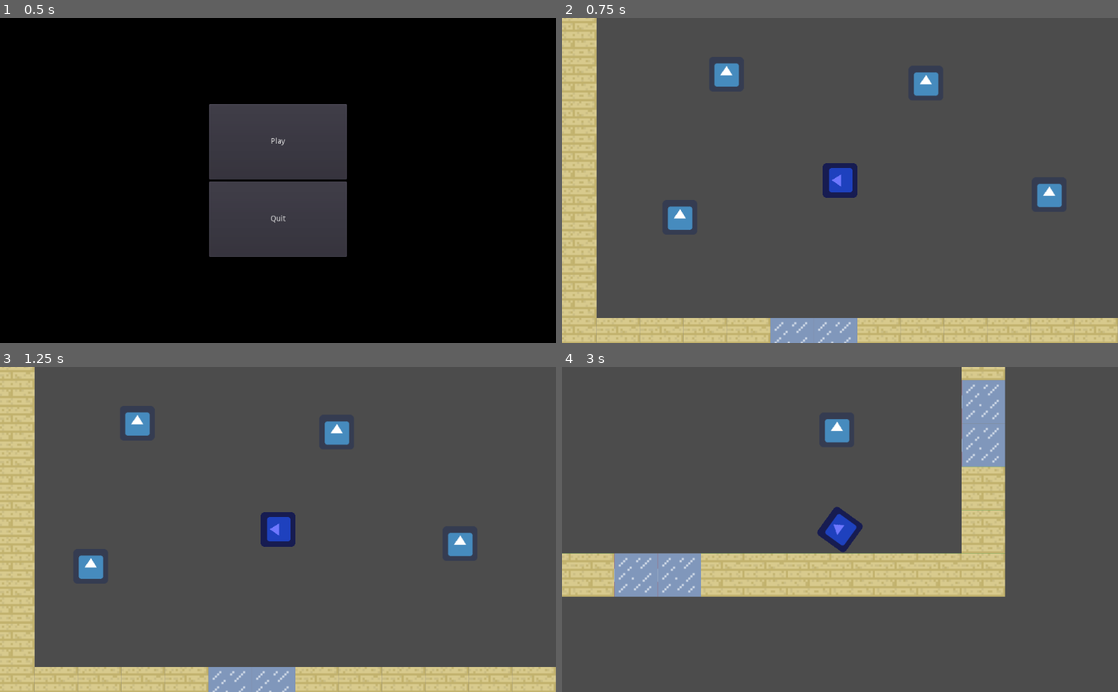
Above: before the commit, frames 1-4 (two rows, left to right).
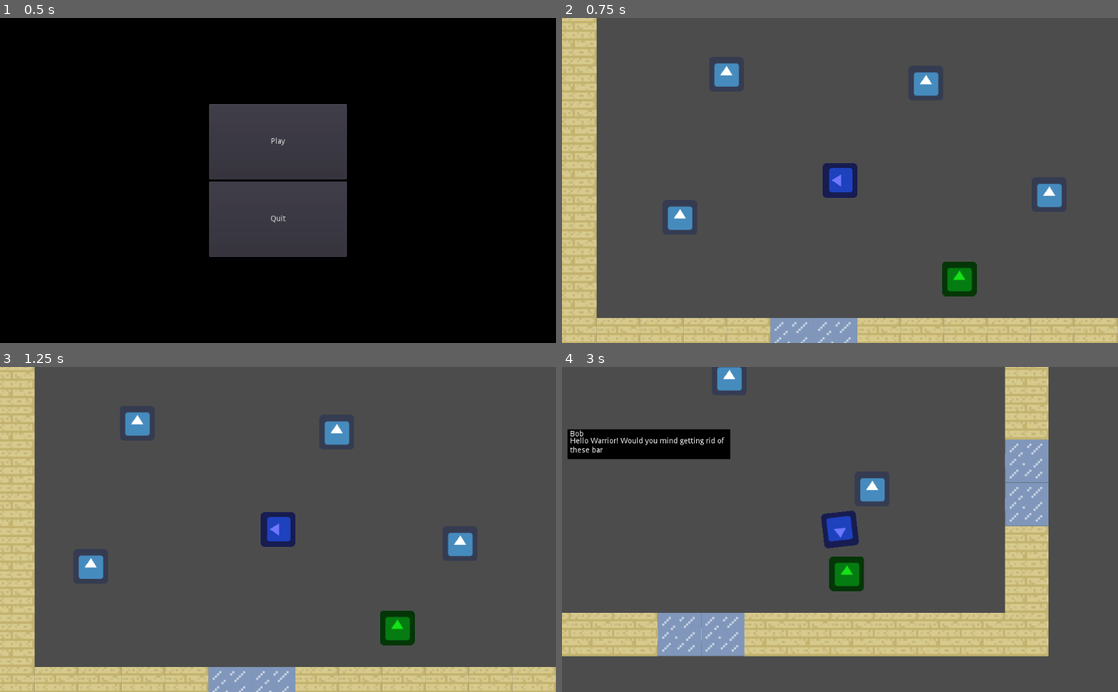
Above: after the commit, the same moments.

Repository: hamzasclone2/untitled-pokemon-game
Game: Godot game, scene res://Scenes/MainMenu.tscn
The game is run twice, just before and just after one commit, with the same random seed, the same clock (stepped at 60 frames per second) and the same inputs. The engine's default icon, where the game draws it, is replaced by a stand-in: a white triangle on a blue panel in a dark square.
Inputs (mouse positions are in pixels of both pictures, inside the frame that each line leads up to):
- Up to frame 1 (0.5 s): no input
- Up to frame 2 (0.75 s): click "Play" at 0.5 s
- Up to frame 3 (1.25 s): no input
- Up to frame 4 (3 s): tap Enter (ui_accept) at 1.25, 1.52, 1.82, 2.27, 2.3, 2.57 s; move the mouse to (962, 513) at 1.27 s; hold D (right) 1.28-2.03 s; tap Y at 1.35 s; tap N at 1.55, 2.1 s; move the mouse to (728, 545) at 2.02 s; hold S (down) 2.03-2.78 s; move the mouse to (895, 458) at 2.77 s; hold D (right) from 2.78 s (still down); hold Enter (ui_accept) from 2.78 s (still down)

Frame 1 is identical in both runs. In frame 2, 0.7% of the frame differs, in the area x 68-75%, y 75-86%; in frame 3, 0.7%; in frame 4, 37%, in the area x 0-88%, y 0-90%.

Commit message:
Added an NPC and dialogue

Diff:
--- /dev/null
+++ b/Scenes/DialoguePopup.tscn
@@ -0,0 +1,85 @@
+[gd_scene load_steps=3 format=2]
+
+[ext_resource path="res://Scripts/DialoguePopup.gd" type="Script" id=1]
+
+[sub_resource type="Animation" id=1]
+resource_name = "showDialogue"
+tracks/0/type = "value"
+tracks/0/path = NodePath("ColorRect/Dialogue:percent_visible")
+tracks/0/interp = 1
+tracks/0/loop_wrap = true
+tracks/0/imported = false
+tracks/0/enabled = true
+tracks/0/keys = {
+"times": PoolRealArray( 0, 0.8 ),
+"transitions": PoolRealArray( 1, 1 ),
+"update": 0,
+"values": [ 0.0, 1.0 ]
+}
+tracks/1/type = "value"
+tracks/1/path = NodePath("ColorRect/Answers:visible")
+tracks/1/interp = 1
+tracks/1/loop_wrap = true
+tracks/1/imported = false
+tracks/1/enabled = true
+tracks/1/keys = {
+"times": PoolRealArray( 0, 1 ),
+"transitions": PoolRealArray( 1, 1 ),
+"update": 1,
+"values": [ false, true ]
+}
+
+[node name="DialoguePopup" type="Popup"]
+pause_mode = 2
+margin_left = 10.0
+margin_top = 115.0
+margin_right = 50.0
+margin_bottom = 155.0
+popup_exclusive = true
+script = ExtResource( 1 )
+__meta__ = {
+"_edit_use_anchors_": false
+}
+
+[node name="ColorRect" type="ColorRect" parent="."]
+margin_right = 300.0
+margin_bottom = 55.0
+color = Color( 0, 0, 0, 1 )
+
+[node name="NPCName" type="Label" parent="ColorRect"]
+margin_left = 5.0
+margin_top = 2.0
+margin_right = 295.0
+margin_bottom = 16.0
+text = "Bob"
+__meta__ = {
+"_edit_use_anchors_": false
+}
+
+[node name="Dialogue" type="Label" parent="ColorRect"]
+margin_left = 5.0
+margin_top = 15.0
+margin_right = 295.0
+margin_bottom = 40.0
+text = "Hey Warrior! Would you mind taking out all these barbarians?"
+autowrap = true
+percent_visible = 0.0
+__meta__ = {
+"_edit_use_anchors_": false
+}
+
+[node name="Answers" type="Label" parent="ColorRect"]
+visible = false
+margin_left = 5.0
+margin_top = 43.0
+margin_right = 295.0
+margin_bottom = 57.0
+text = "[Y]es [N]o"
+align = 1
+__meta__ = {
+"_edit_use_anchors_": false
+}
+
+[node name="AnimationPlayer" type="AnimationPlayer" parent="."]
+anims/showDialogue = SubResource( 1 )
+[connection signal="animation_finished" from="AnimationPlayer" to="." method="_on_AnimationPlayer_animation_finished"]
--- /dev/null
+++ b/Scenes/NPCs/Bob.gd
@@ -0,0 +1,85 @@
+extends StaticBody2D
+
+enum QuestStatus { NOT_STARTED, STARTED, COMPLETED }
+var quest_status = QuestStatus.NOT_STARTED
+var dialogue_state = 0
+
+var dialoguePopup
+var player
+
+
+func _ready():
+	dialoguePopup = get_tree().root.get_node("Test/CanvasLayer/DialoguePopup")
+	player = get_tree().root.get_node("Test/Player")
+
+func talk(answer = ""):
+	dialoguePopup.npc = self
+	dialoguePopup.npc_name = "Bob"
+	match quest_status:
+		QuestStatus.NOT_STARTED:
+			match dialogue_state:
+				0:
+					dialogue_state = 1
+					dialoguePopup.dialogue = "Hello Warrior! Would you mind getting rid of these barbarians for me?"
+					dialoguePopup.answers = "[Y]es [N]o"
+					dialoguePopup.open()
+				1:
+					match answer:
+						"Y":
+							dialogue_state = 2
+							dialoguePopup.dialogue = "Thank you!"
+							dialoguePopup.answers = "[Y]up!"
+							dialoguePopup.open()
+						"N":
+							dialogue_state = 3
+							dialoguePopup.dialogue = "Ah, well...a bit rude don't you think?"
+							dialoguePopup.answers = "[Y]eah..."
+							dialoguePopup.open()
+				2:
+					dialogue_state = 0
+					quest_status = QuestStatus.STARTED
+					dialoguePopup.close()
+				3:
+					dialogue_state = 0
+					dialoguePopup.close()
+		QuestStatus.STARTED:
+			match dialogue_state:
+				0:
+					dialogue_state = 1
+					dialoguePopup.dialogue = "Did you kill them all yet?"
+					dialoguePopup.answers = "[Y]es [N]o"
+					dialoguePopup.open()
+				1:
+					match answer:
+						"Y":
+							dialogue_state = 2
+							dialoguePopup.dialogue = "Thanks, bud!"
+							dialoguePopup.answers = "[Y]eah no problem!"
+							dialoguePopup.open()
+						"N":
+							dialogue_state = 3
+							dialoguePopup.dialogue = "Oh...well you said you would..."
+							dialoguePopup.answers = "[Y]eah, I'm working on it!"
+							dialoguePopup.open()
+				2:
+					dialogue_state = 0
+					quest_status = QuestStatus.COMPLETED
+					dialoguePopup.close()
+				3:
+					dialogue_state = 0
+					dialoguePopup.close()
+		QuestStatus.COMPLETED:
+			match dialogue_state:
+				0:
+					dialogue_state = 1
+					dialoguePopup.dialogue = "Thanks again for your help!"
+					dialoguePopup.answers = "[Y]up."
+					dialoguePopup.open()
+				1:
+					dialogue_state = 0
+					dialoguePopup.close()
+
+
+func _on_TalkArea_area_entered(body):
+	if(body.name == "Player"):
+		print("entered!")
--- /dev/null
+++ b/Scenes/NPCs/Bob.tscn
@@ -0,0 +1,19 @@
+[gd_scene load_steps=4 format=2]
+
+[ext_resource path="res://Scenes/NPCs/Bob.gd" type="Script" id=1]
+[ext_resource path="res://Images/icon.png" type="Texture" id=2]
+
+[sub_resource type="RectangleShape2D" id=1]
+extents = Vector2( 33.2, 32.8 )
+
+[node name="Bob" type="StaticBody2D" groups=[
+"NPC",
+]]
+script = ExtResource( 1 )
+
+[node name="Sprite" type="Sprite" parent="."]
+modulate = Color( 0.0823529, 0.886275, 0.0941176, 1 )
+texture = ExtResource( 2 )
+
+[node name="CollisionShape2D" type="CollisionShape2D" parent="."]
+shape = SubResource( 1 )
--- a/Scenes/Player.tscn
+++ b/Scenes/Player.tscn
@@ -8,6 +8,9 @@
 
 [sub_resource type="RectangleShape2D" id=1]
 extents = Vector2( 33.1815, 31.6009 )
+
+[sub_resource type="CircleShape2D" id=2]
+radius = 108.765
 
 [node name="Player" type="KinematicBody2D"]
 script = ExtResource( 2 )
@@ -37,3 +40,10 @@
 
 [node name="Camera2D" type="Camera2D" parent="."]
 current = true
+
+[node name="Area2D" type="Area2D" parent="."]
+
+[node name="CollisionShape2D" type="CollisionShape2D" parent="Area2D"]
+shape = SubResource( 2 )
+[connection signal="body_entered" from="Area2D" to="." method="_on_Area2D_body_entered"]
+[connection signal="body_exited" from="Area2D" to="." method="_on_Area2D_body_exited"]
--- a/Scenes/Test.tscn
+++ b/Scenes/Test.tscn
@@ -1,9 +1,11 @@
-[gd_scene load_steps=5 format=2]
+[gd_scene load_steps=7 format=2]
 
 [ext_resource path="res://Scripts/Test.gd" type="Script" id=1]
 [ext_resource path="res://Scenes/BasicEnemy.tscn" type="PackedScene" id=2]
 [ext_resource path="res://Scenes/Player.tscn" type="PackedScene" id=3]
 [ext_resource path="res://Scenes/TileMap.tscn" type="PackedScene" id=4]
+[ext_resource path="res://Scenes/NPCs/Bob.tscn" type="PackedScene" id=5]
+[ext_resource path="res://Scenes/DialoguePopup.tscn" type="PackedScene" id=6]
 
 [node name="Test" type="Node2D"]
 script = ExtResource( 1 )
@@ -29,3 +31,10 @@
 
 [node name="TileMap" parent="." instance=ExtResource( 4 )]
 tile_data = PoolIntArray( -327676, 1, 0, -327675, 1, 0, -327674, 1, 0, -327673, 1, 0, -327672, 12, 0, -327671, 12, 0, - …(985 unchanged characters)…
+
+[node name="Bob" parent="." instance=ExtResource( 5 )]
+position = Vector2( 668, 568 )
+
+[node name="CanvasLayer" type="CanvasLayer" parent="."]
+
+[node name="DialoguePopup" parent="CanvasLayer" instance=ExtResource( 6 )]
--- /dev/null
+++ b/Scripts/DialoguePopup.gd
@@ -0,0 +1,46 @@
+extends Popup
+
+var npc_name setget name_set
+var dialogue setget dialogue_set
+var answers setget answers_set
+
+var npc
+
+
+func name_set(new_value):
+	npc_name = new_value
+	$ColorRect/NPCName.text = new_value
+
+func dialogue_set(new_value):
+	dialogue = new_value
+	$ColorRect/Dialogue.text = new_value
+
+func answers_set(new_value):
+	answers = new_value
+	$ColorRect/Answers.text = new_value
+
+func open():
+	get_tree().paused = true
+	popup()
+	$AnimationPlayer.playback_speed = 60.0 / dialogue.length()
+	$AnimationPlayer.play("showDialogue")
+
+func close():
+	get_tree().paused = false
+	hide()
+
+func _ready():
+	set_process_input(false)
+
+
+func _on_AnimationPlayer_animation_finished(anim_name):
+	set_process_input(true)
+
+func _input(event):
+	if event is InputEventKey:
+		if event.scancode == KEY_Y:
+			set_process_input(false)
+			npc.talk("Y")
+		elif event.scancode == KEY_N:
+			set_process_input(false)
+			npc.talk("N")
--- a/Scripts/Player.gd
+++ b/Scripts/Player.gd
@@ -7,6 +7,8 @@
 
 var weapons = ["empty", "sword", "spear", "bow"]
 var weaponsIndex = 0
+var isAbleToTalk = false
+var npc
 
 func get_input():
 	if Input.is_action_just_pressed("click"):
@@ -83,3 +85,16 @@
 		sword.visible = false
 		bow.visible = false
 		spear.visible = false
+	if(isAbleToTalk and Input.is_action_pressed("ui_accept")):
+		npc.talk()
+
+
+
+func _on_Area2D_body_entered(body):
+	if(body.is_in_group("NPC")):
+		isAbleToTalk = true
+		npc = body
+
+
+func _on_Area2D_body_exited(body):
+	isAbleToTalk = false
--- a/Scripts/Sword.gd
+++ b/Scripts/Sword.gd
@@ -35,7 +35,6 @@
 			body.take_damage(PlayerAttributes.swordDamage)
 			bodies_hit.append(body.name)
 
-
 func _on_AnimationPlayer_animation_finished(anim_name):
 	if anim_name == "attack":
 		_change_state(STATES.IDLE)
Not shown: 1 places in Scenes/Player.tscn that only renumber resources
